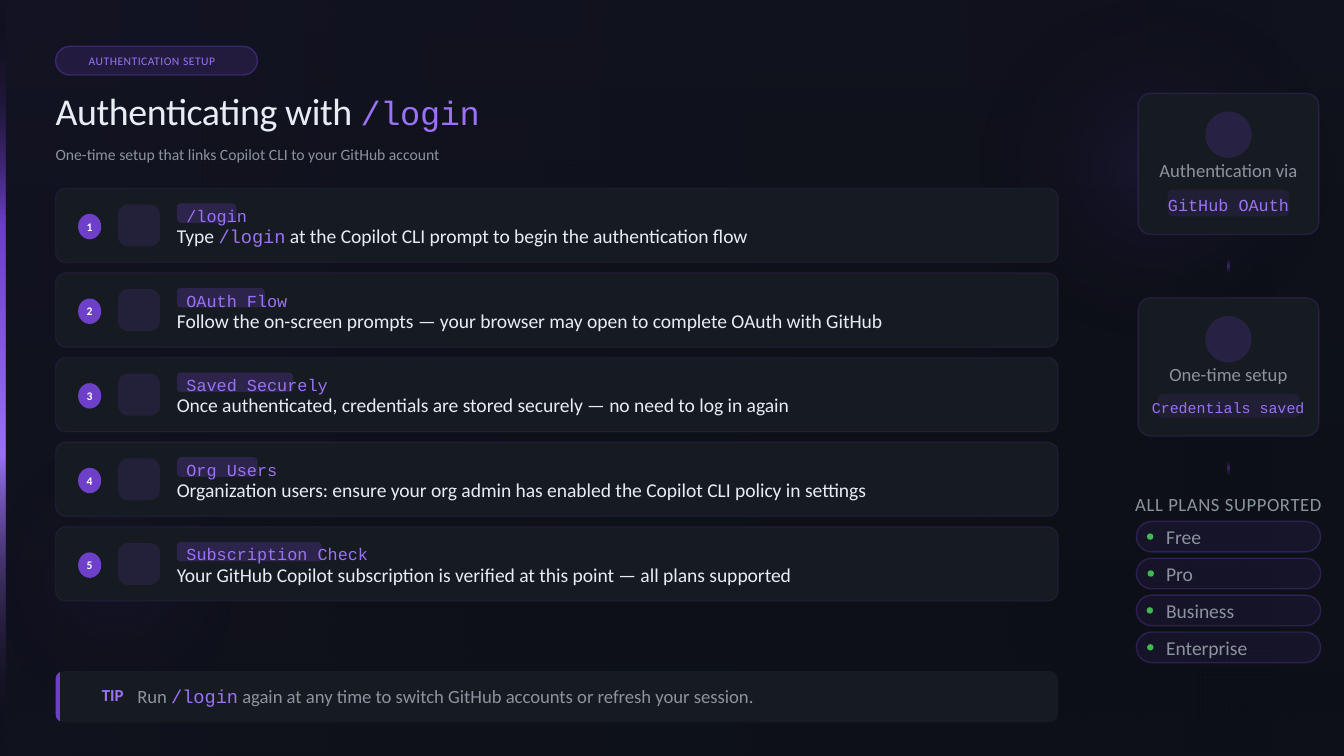
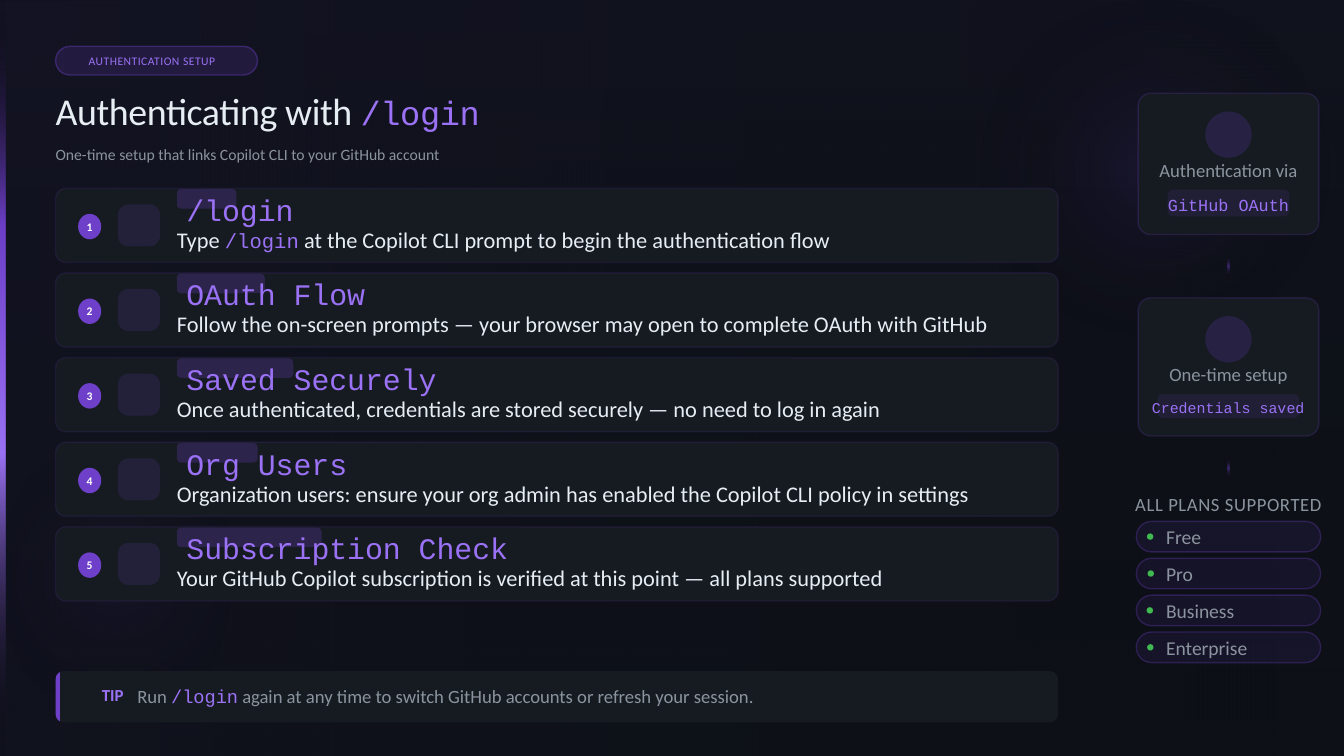
Before and after one commit to goldfish047/copilot_cli_workshop, a slide deck: slide 8 of docs/Getting Started with GitHub Copilot CLI.pptx. Drawn at 1344x756 pixels with LibreOffice and Linux fonts; fonts in the diff are those of the drawing; background and template pictures are left out. Boxes give left, top, right and bottom in pixels: in the first picture for what was removed or moved away, otherwise in the second. Text is boxed around its words. In the diff, an @@ line names an element or a change of style, - is before the commit and + after.

Commit message:
Update presentation file for GitHub Copilot CLI

```diff
--- a/docs/Getting Started with GitHub Copilot CLI.pptx
+++ b/docs/Getting Started with GitHub Copilot CLI.pptx
@@ text "Type /login at the Copilot ..." at box(177, 232, 830, 253): size 10.5 to 12 pt in "Type at the Copilot CLI prompt to ..."; size 10 to 11 pt in "/login" @@
@@ 5 rounded rectangles: place and size @@
-5 rounded rectangles at box(177, 203, 323, 562)
+5 rounded rectangles at box(177, 190, 323, 548)
@@ size 9 to 16 pt in 5 elements at box(177, 190, 237, 210), box(177, 274, 266, 294), box(177, 359, 294, 379), box(177, 444, 258, 464), box(177, 528, 323, 548) @@
@@ size 10.5 to 12 pt in 4 elements at box(177, 316, 987, 336), box(177, 401, 879, 421), box(177, 486, 968, 506), box(177, 570, 883, 590) @@
```
Also in this commit, not shown: 4 other slides changed.
